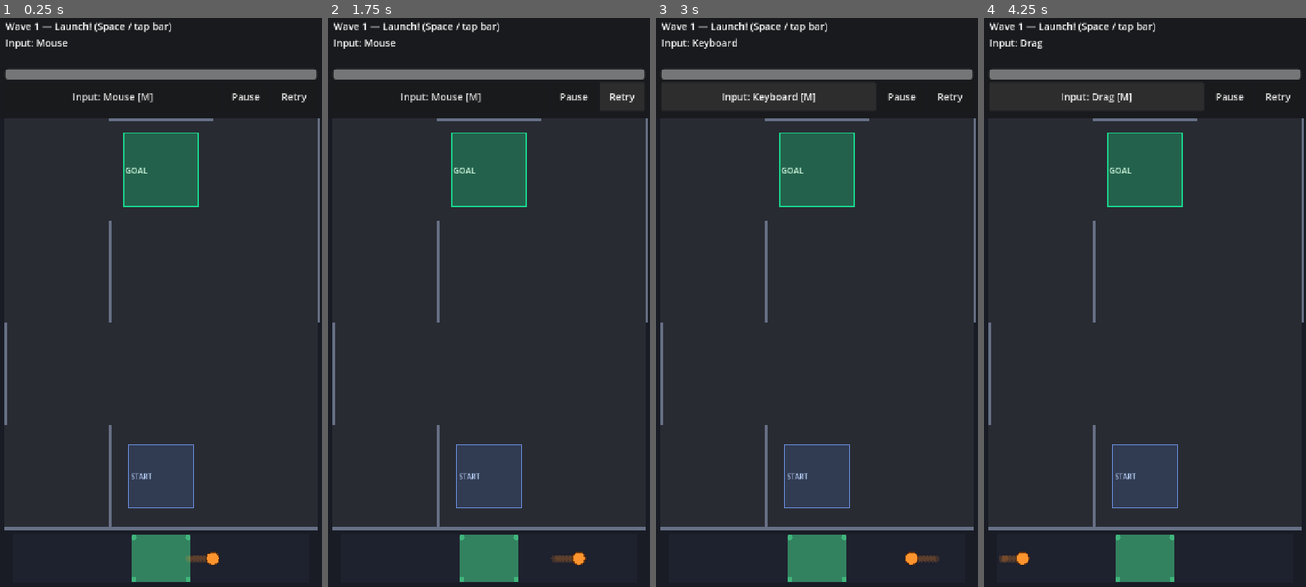
Above: before the commit, frames 1-4 (left to right).
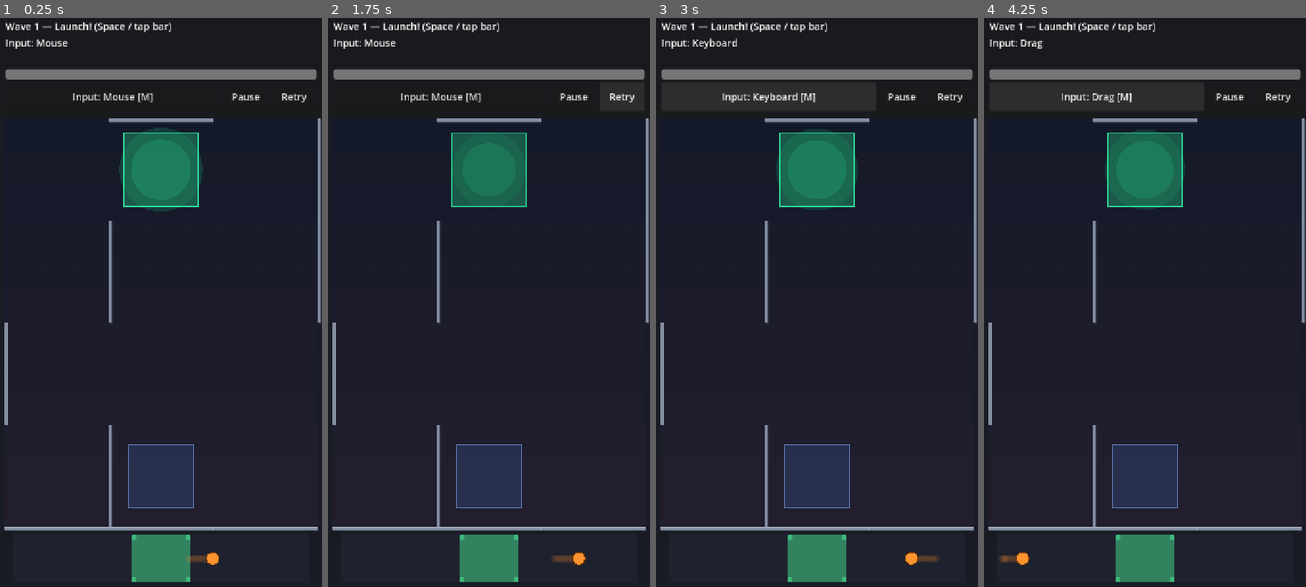
Above: after the commit, the same moments.

Repository: mhaiprojects/Spinning-Top-Maze
Game: Godot game, scene res://scenes/main.tscn
Two runs of this game, one before a commit and one after it. Both use one fixed random seed, a clock stepped at 60 frames per second and the inputs below.
Inputs:
- Up to frame 1 (0.25 s): no input
- Up to frame 2 (1.75 s): click "Retry" at 0.5 s; click "Retry" at 1.25 s
- Up to frame 3 (3 s): click "Retry" at 2 s; click "Input: Mouse [M]" at 2.75 s
- Up to frame 4 (4.25 s): click "Input: Keyboard [M]" at 3.5 s

The runs differ from the first frame. In frame 1, 3.6% of the frame differs, in the area x 1-100%, y 17-91%; in frame 2, 2.3%; in frame 3, 3.6%; in frame 4, 3.5%.

Commit message:
2026-11-18 22:29 AEDT: polish maze and goal rendering
Introduce visual_theme helpers and upgrade maze_world drawing with gradient
background, beveled walls, hazard markers, and a pulsing goal landing pad so
gameplay reads clearly on portrait mobile/web without image assets.

Co-authored-by: Cursor <cursoragent@cursor.com>

Diff:
--- a/scripts/maze_world.gd
+++ b/scripts/maze_world.gd
@@ -3,11 +3,13 @@
 ## Builds collision walls and draws the maze from MazeGen data.
 
 const WALL_GROUP := "maze_wall"
-const WALL_THICK := 6.0
+const HAZARD_GROUP := "hazard_zone"
+const WALL_THICK := 7.0
 
 var maze_data: Dictionary = {}
 var _play_rect := Rect2()
 var _cell_size := Vector2.ONE
+var _goal_pulse := 0.0
 
 
 func build(data: Dictionary, play_rect: Rect2) -> void:
@@ -19,6 +21,8 @@
 	_cell_size = Vector2(play_rect.size.x / float(cols), play_rect.size.y / float(rows))
 	for seg in data.walls:
 		_add_wall_segment(seg)
+	for h in data.get("hazards", []):
+		_add_hazard(h)
 	queue_redraw()
 
 
@@ -30,6 +34,11 @@
 	for c in get_children():
 		c.queue_free()
 	maze_data = {}
+	queue_redraw()
+
+
+func _process(delta: float) -> void:
+	_goal_pulse += delta * 2.2
 	queue_redraw()
 
 
@@ -81,42 +90,90 @@
 	add_child(body)
 
 
+func _add_hazard(cell: Vector2i) -> void:
+	var body := StaticBody2D.new()
+	body.add_to_group(HAZARD_GROUP)
+	body.collision_layer = 4
+	body.collision_mask = 0
+	var cs := CollisionShape2D.new()
+	var circle := CircleShape2D.new()
+	circle.radius = minf(_cell_size.x, _cell_size.y) * 0.2
+	cs.shape = circle
+	body.add_child(cs)
+	body.position = cell_center(cell)
+	add_child(body)
+
+
 func _draw() -> void:
 	if maze_data.is_empty():
 		return
-	draw_rect(_play_rect, Color(0.16, 0.17, 0.2))
-	var wall_col := Color(0.4, 0.44, 0.52)
+	_draw_background()
+	_draw_walls()
+	_draw_hazards()
+	_draw_start_pad()
+	_draw_goal_pad()
+
+
+func _draw_background() -> void:
+	var top_c := Color(0.08, 0.1, 0.16)
+	var bot_c := Color(0.14, 0.12, 0.18)
+	var steps := 12
+	for i in steps:
+		var t: float = float(i) / float(steps)
+		var y0: float = lerpf(_play_rect.position.y, _play_rect.end.y, t)
+		var y1: float = lerpf(_play_rect.position.y, _play_rect.end.y, float(i + 1) / float(steps))
+		draw_rect(Rect2(_play_rect.position.x, y0, _play_rect.size.x, y1 - y0), top_c.lerp(bot_c, t))
+	var dot_step: float = maxf(18.0, _cell_size.x * 0.35)
+	var gx: float = _play_rect.position.x
+	while gx < _play_rect.end.x:
+		var gy: float = _play_rect.position.y
+		while gy < _play_rect.end.y:
+			draw_circle(Vector2(gx, gy), 1.2, Color(1, 1, 1, 0.03))
+			gy += dot_step
+		gx += dot_step
+	var vignette := _play_rect.grow(20)
+	draw_rect(vignette, Color(0, 0, 0, 0.08), false, 12.0)
+
+
+func _draw_walls() -> void:
+	var fill_col := Color(0.5, 0.54, 0.62)
+	var shadow_col := Color(0.18, 0.2, 0.24)
+	var hi_col := Color(0.75, 0.78, 0.85, 0.5)
 	for seg in maze_data.walls:
 		var a: Vector2 = seg.a
 		var b: Vector2 = seg.b
 		var p0: Vector2 = _play_rect.position + Vector2(a.x * _cell_size.x, a.y * _cell_size.y)
+		var r: Rect2
 		if seg.horiz:
 			var len: float = (b.x - a.x) * _cell_size.x
-			draw_rect(Rect2(p0, Vector2(len, WALL_THICK)), wall_col)
+			r = Rect2(p0, Vector2(len, WALL_THICK))
 		else:
 			var len_v: float = (b.y - a.y) * _cell_size.y
-			draw_rect(Rect2(p0, Vector2(WALL_THICK, len_v)), wall_col)
+			r = Rect2(p0, Vector2(WALL_THICK, len_v))
+		draw_rect(Rect2(r.position + Vector2(2, 2), r.size), shadow_col)
+		draw_rect(r, fill_col)
+		draw_rect(r, hi_col, false, 1.0)
+
+
+func _draw_hazards() -> void:
+	for h in maze_data.get("hazards", []):
+		var c: Vector2 = cell_center(h)
+		draw_circle(c, minf(_cell_size.x, _cell_size.y) * 0.2, Color(0.85, 0.25, 0.2, 0.35))
+		draw_arc(c, minf(_cell_size.x, _cell_size.y) * 0.22, _goal_pulse, _goal_pulse + TAU, 16, Color(1, 0.4, 0.25, 0.6), 2.0)
+
+
+func _draw_start_pad() -> void:
+	var start_r: Rect2 = start_area_rect()
+	draw_rect(start_r, Color(0.22, 0.32, 0.55, 0.35))
+	draw_rect(start_r, Color(0.5, 0.65, 0.95, 0.8), false, 2.0)
+
+
+func _draw_goal_pad() -> void:
 	var goal_r: Rect2 = goal_area_rect()
+	var pulse: float = 0.5 + 0.5 * sin(_goal_pulse)
+	var glow: float = minf(_cell_size.x, _cell_size.y) * (0.35 + pulse * 0.08)
+	var gc: Vector2 = goal_r.get_center()
+	draw_circle(gc, glow, Color(0.1, 0.8, 0.55, 0.12 + pulse * 0.1))
+	draw_circle(gc, glow * 0.72, Color(0.15, 0.95, 0.62, 0.18 + pulse * 0.12))
 	draw_rect(goal_r, Color(0.12, 0.55, 0.38, 0.55))
-	draw_rect(goal_r, Color(0.1, 0.85, 0.55), false, 3.0)
-	draw_string(
-		ThemeDB.fallback_font,
-		goal_r.position + Vector2(4, goal_r.size.y * 0.55),
-		"GOAL",
-		HORIZONTAL_ALIGNMENT_LEFT,
-		-1,
-		mini(18, int(goal_r.size.x * 0.22)),
-		Color(0.85, 1.0, 0.9)
-	)
-	var start_r: Rect2 = start_area_rect()
-	draw_rect(start_r, Color(0.25, 0.35, 0.55, 0.35))
-	draw_rect(start_r, Color(0.45, 0.6, 0.95), false, 2.0)
-	draw_string(
-		ThemeDB.fallback_font,
-		start_r.position + Vector2(4, start_r.size.y * 0.55),
-		"START",
-		HORIZONTAL_ALIGNMENT_LEFT,
-		-1,
-		mini(16, int(start_r.size.x * 0.2)),
-		Color(0.75, 0.85, 1.0)
-	)
+	draw_rect(goal_r, Color(0.2, 1.0, 0.7, 0.55 + pulse * 0.35), false, 3.0)
--- /dev/null
+++ b/scripts/visual_theme.gd
@@ -0,0 +1,44 @@
+class_name VisualTheme
+extends RefCounted
+## Shared colours and StyleBox helpers for HUD (created in code).
+
+
+static func hud_button_style(base: Color) -> StyleBoxFlat:
+	var s := StyleBoxFlat.new()
+	s.bg_color = base
+	s.corner_radius_top_left = 10
+	s.corner_radius_top_right = 10
+	s.corner_radius_bottom_left = 10
+	s.corner_radius_bottom_right = 10
+	s.content_margin_left = 12
+	s.content_margin_right = 12
+	s.content_margin_top = 8
+	s.content_margin_bottom = 8
+	s.shadow_color = Color(0, 0, 0, 0.35)
+	s.shadow_size = 3
+	s.shadow_offset = Vector2(0, 2)
+	return s
+
+
+static func apply_button_theme(btn: Button) -> void:
+	btn.add_theme_stylebox_override("normal", hud_button_style(Color(0.28, 0.32, 0.4)))
+	btn.add_theme_stylebox_override("hover", hud_button_style(Color(0.34, 0.4, 0.5)))
+	btn.add_theme_stylebox_override("pressed", hud_button_style(Color(0.22, 0.26, 0.34)))
+	btn.add_theme_color_override("font_color", Color(0.95, 0.96, 0.98))
+	btn.add_theme_color_override("font_hover_color", Color(1, 1, 1))
+
+
+static func overlay_button_style() -> StyleBoxFlat:
+	var s := hud_button_style(Color(0.15, 0.62, 0.42))
+	s.corner_radius_top_left = 14
+	s.corner_radius_top_right = 14
+	s.corner_radius_bottom_left = 14
+	s.corner_radius_bottom_right = 14
+	s.bg_color = Color(0.18, 0.55, 0.38)
+	return s
+
+
+static func power_colour(ratio: float) -> Color:
+	if ratio > 0.55:
+		return Color(0.35, 0.9, 0.45).lerp(Color(0.95, 0.9, 0.2), 1.0 - (ratio - 0.55) / 0.45)
+	return Color(0.95, 0.35, 0.25).lerp(Color(0.95, 0.9, 0.2), ratio / 0.55)
Not shown, added: scripts/visual_theme.gd.uid
